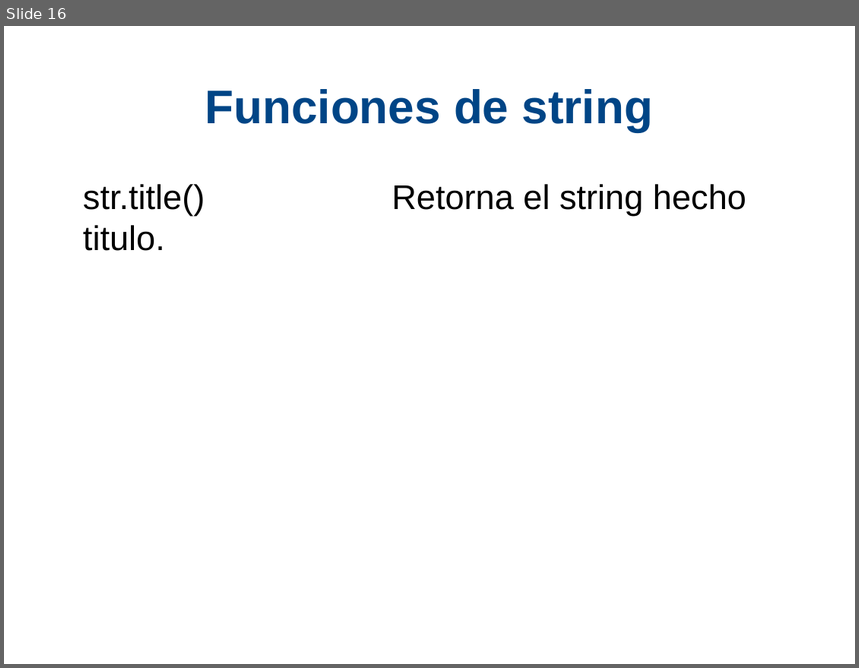
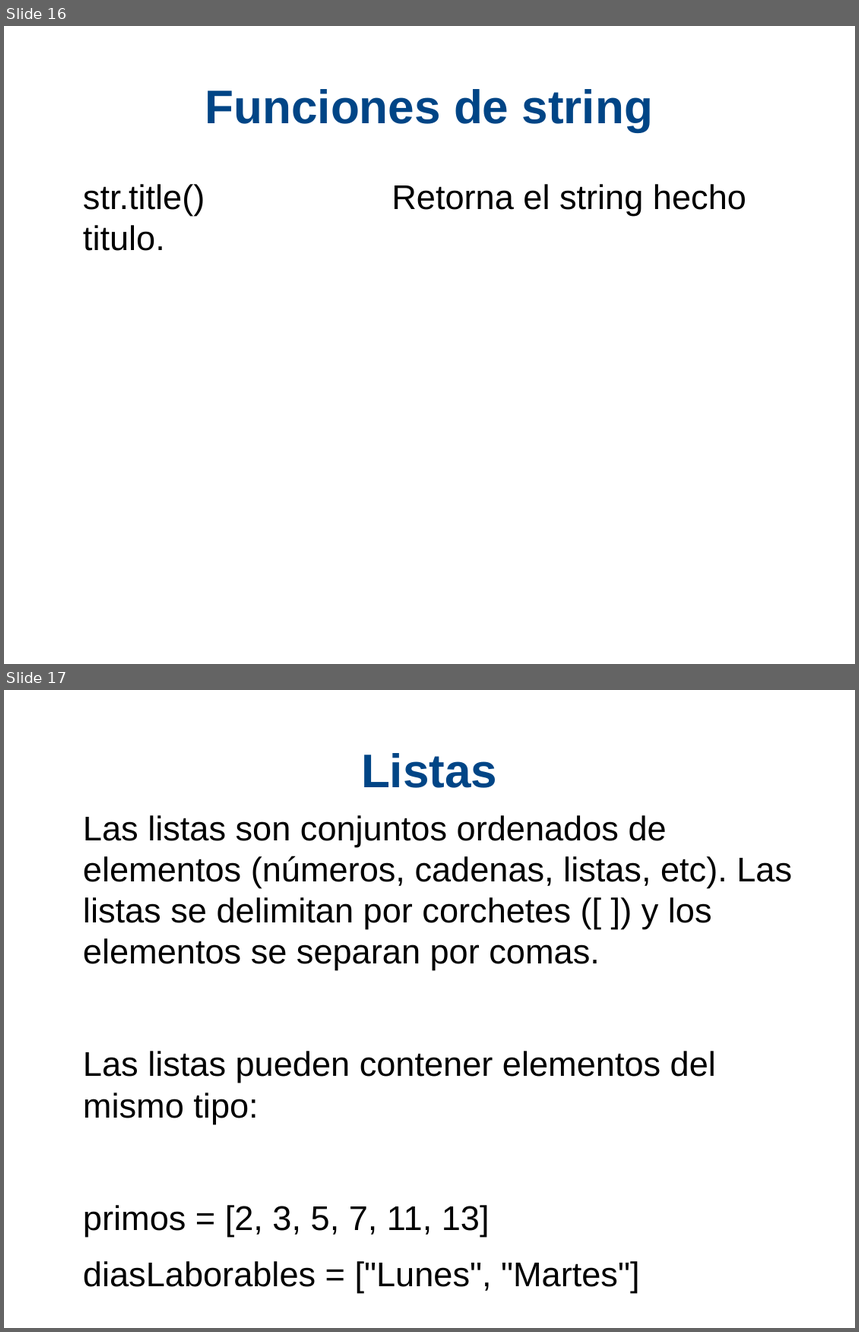
Before and after one commit to xDavidPM/Taller-Python, a slide deck: Python diapositiva.odp. Shown one above the other, each under a label of ours: slide 16 before the commit, slides 16 and 17 after it. The pictures are 859x668 and 859x1332 pixels, drawn with LibreOffice and Linux fonts; fonts in the diff are those of the drawing; background and template pictures are left out. Boxes give left, top, right and bottom in pixels: in the first picture for what was removed or moved away, otherwise in the second. Text is boxed around its words. In the diff, an @@ line names an element or a change of style, - is before the commit and + after.

```diff
--- a/Python diapositiva.odp
+++ b/Python diapositiva.odp
@@ slide 17 added at [4,690,855,1328], background #FFFFFF @@
@@ title added at [361,753,497,788], 44 pt, text #004586, bold @@
+Listas
@@ text added at [83,815,792,1237], 32 pt, text #000000 @@
+Las listas son conjuntos ordenados de elementos (números, cadenas, listas, etc). Las listas se delimitan por corchetes ([ ]) y los elementos se separan por comas.
+Las listas pueden contener elementos del mismo tipo:
+primos = [2, 3, 5, 7, 11, 13]
+diasLaborables = ["Lunes", "Martes"]
```
Also in this commit, not shown: 4 slides changed, 10 other slides added, 1 other file.
